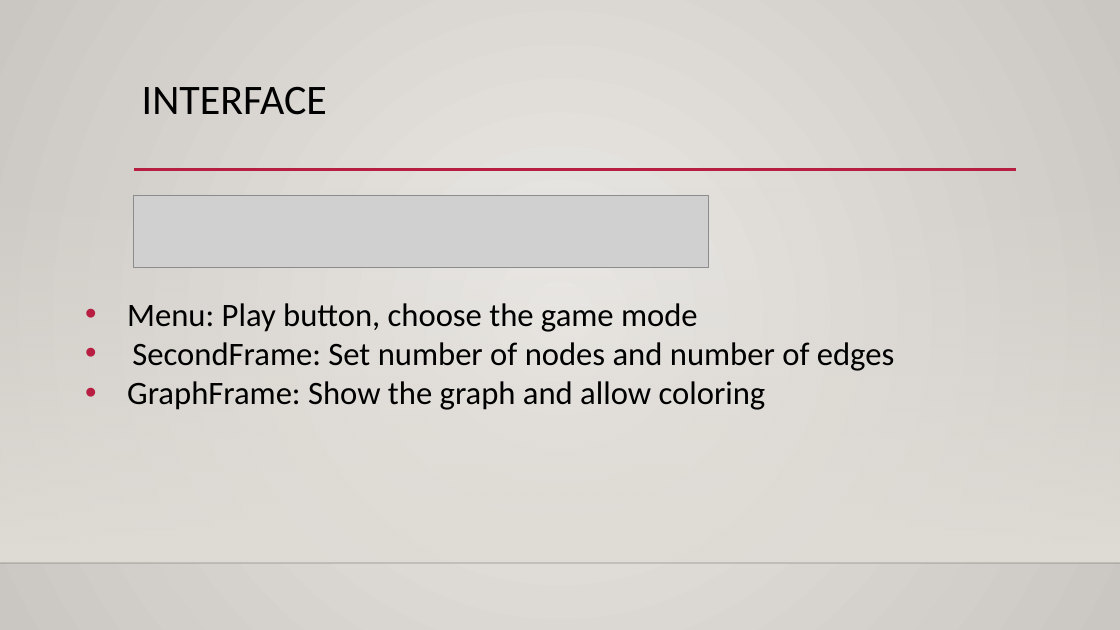
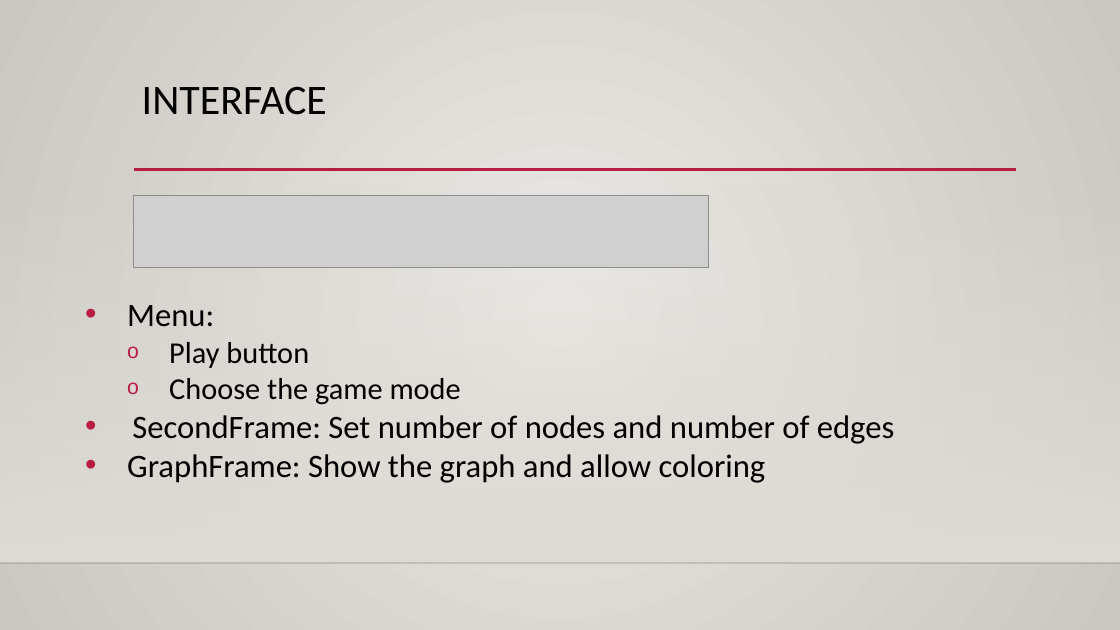
Before and after one commit to diagnoza/develop-, a slide deck: slide 4 of Project1-1/Phase2/Presentation2.pptx. Drawn at 1120x630 pixels with LibreOffice and Linux fonts; fonts in the diff are those of the drawing; grey boxes stand for pictures; background and template pictures are left out. Boxes give left, top, right and bottom in pixels: in the first picture for what was removed or moved away, otherwise in the second. Text is boxed around its words. In the diff, an @@ line names an element or a change of style, - is before the commit and + after.

```diff
--- a/Project1-1/Phase2/Presentation2.pptx
+++ b/Project1-1/Phase2/Presentation2.pptx
@@ text at [127,305,461,405]: text changed; size 28 to 26 pt @@
-• Menu: Play button, choose the game mode
+• Menu:
+  o Play button
+  o Choose the game mode
```
Also in this commit, not shown: 3 other slides changed, 2 slides added.
